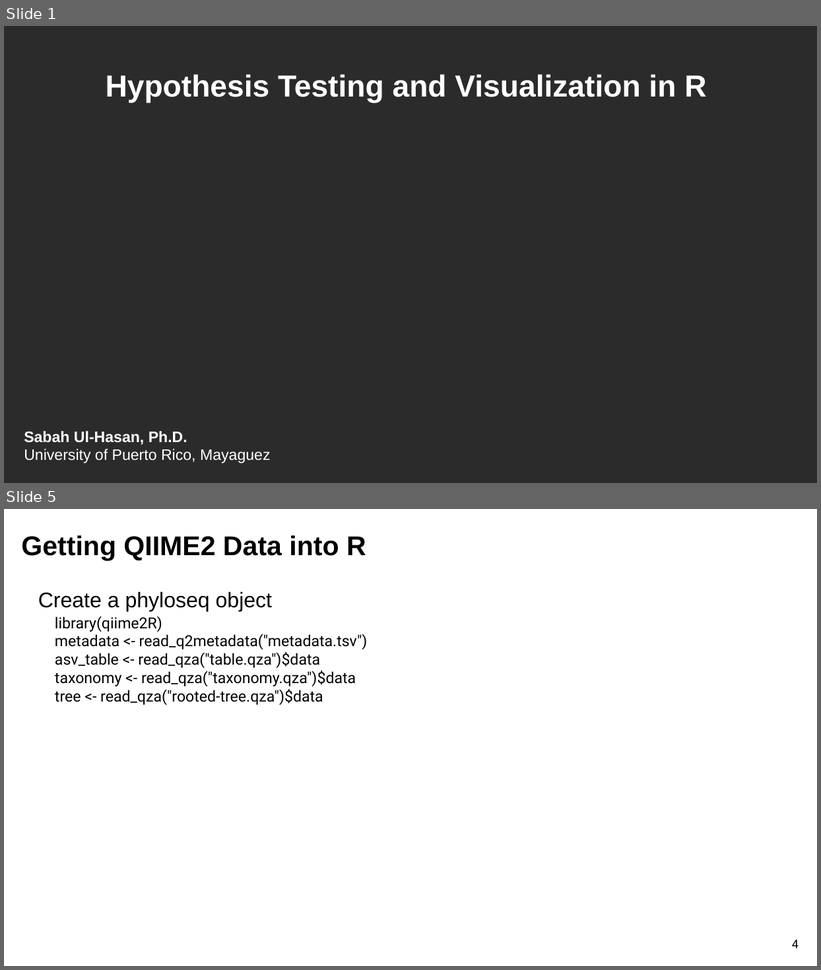
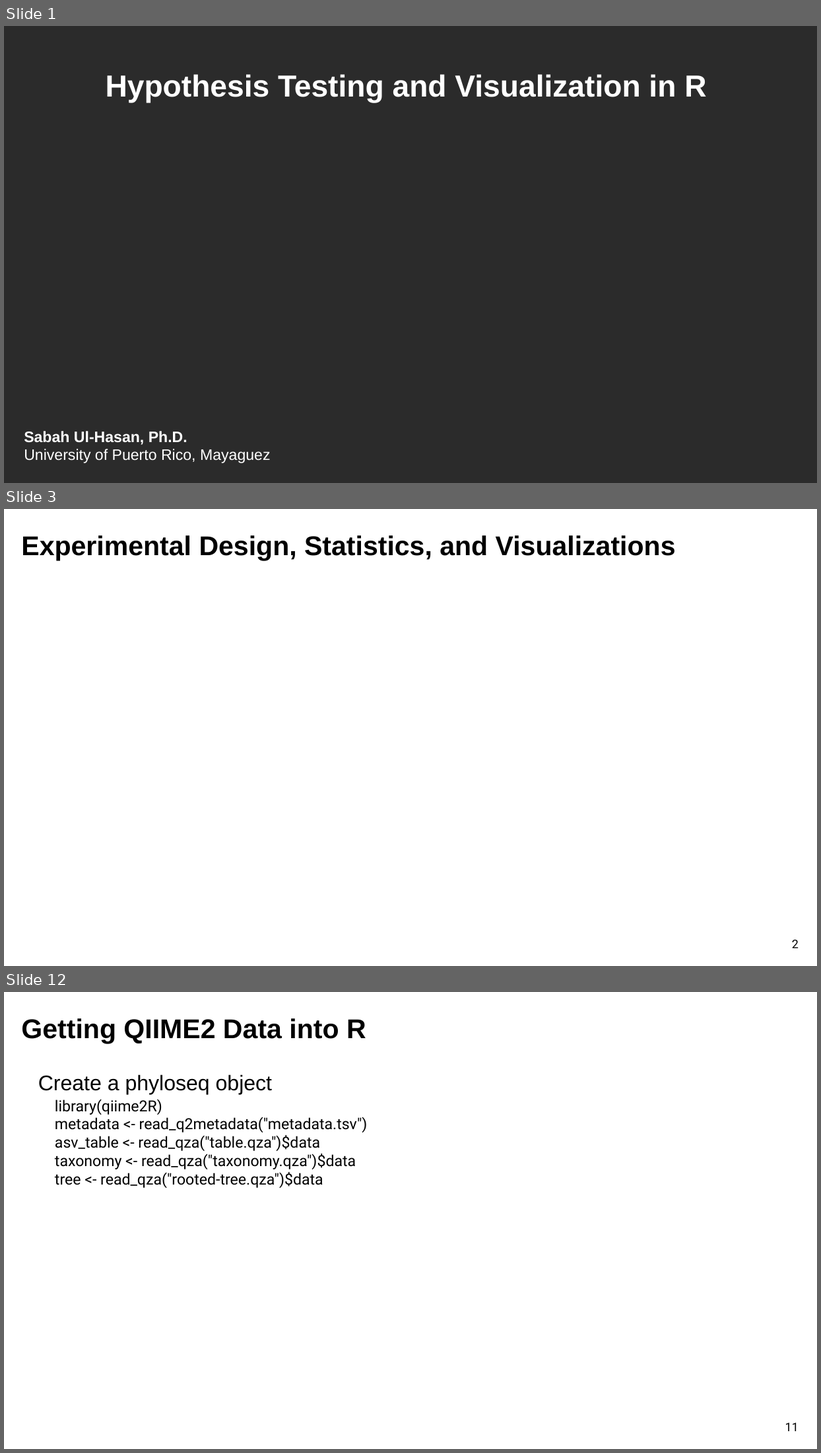
Before and after one commit to sabahzero/UPRM_QIIME2workshop, a slide deck: lectures/Lecture3_UlHasan.pptx. Shown one above the other, each under a label of ours: slides 1 and 5 before the commit, slides 1, 3 and 12 after it; the slides between them are not shown. The pictures are 821x970 and 821x1453 pixels, drawn with LibreOffice and Linux fonts; fonts in the diff are those of the drawing; background and template pictures are left out; a plain dark background stands for a picture behind light text. Boxes give left, top, right and bottom in pixels: in the first picture for what was removed or moved away, otherwise in the second. Text is boxed around its words. In the diff, an @@ line names an element or a change of style, - is before the commit and + after.

```diff
--- a/lectures/Lecture3_UlHasan.pptx
+++ b/lectures/Lecture3_UlHasan.pptx
@@ slide 3 added at (x1=4, y1=509, x2=817, y2=966), background #FFFFFF @@
@@ text added at (x1=21, y1=535, x2=676, y2=560), 32 pt, text #000000, bold @@
+Experimental Design, Statistics, and Visualizations
@@ page number added at (x1=792, y1=940, x2=799, y2=949), 14 pt, text #000000 @@
+2
@@ what was slide 5 is now slide 12 @@
@@ page number at (x1=785, y1=1423, x2=799, y2=1432): text changed @@
-4
+11
```
Also in this commit, not shown: 4 slides changed, 8 other slides added, 2 slides removed, 2 other files.
